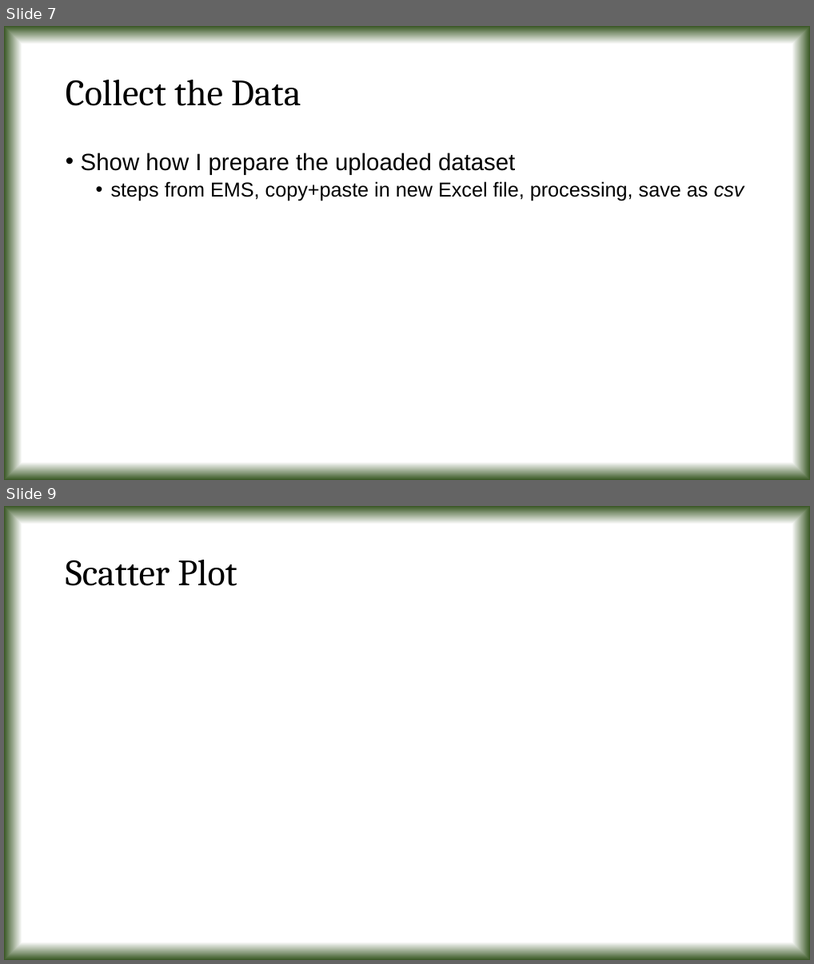
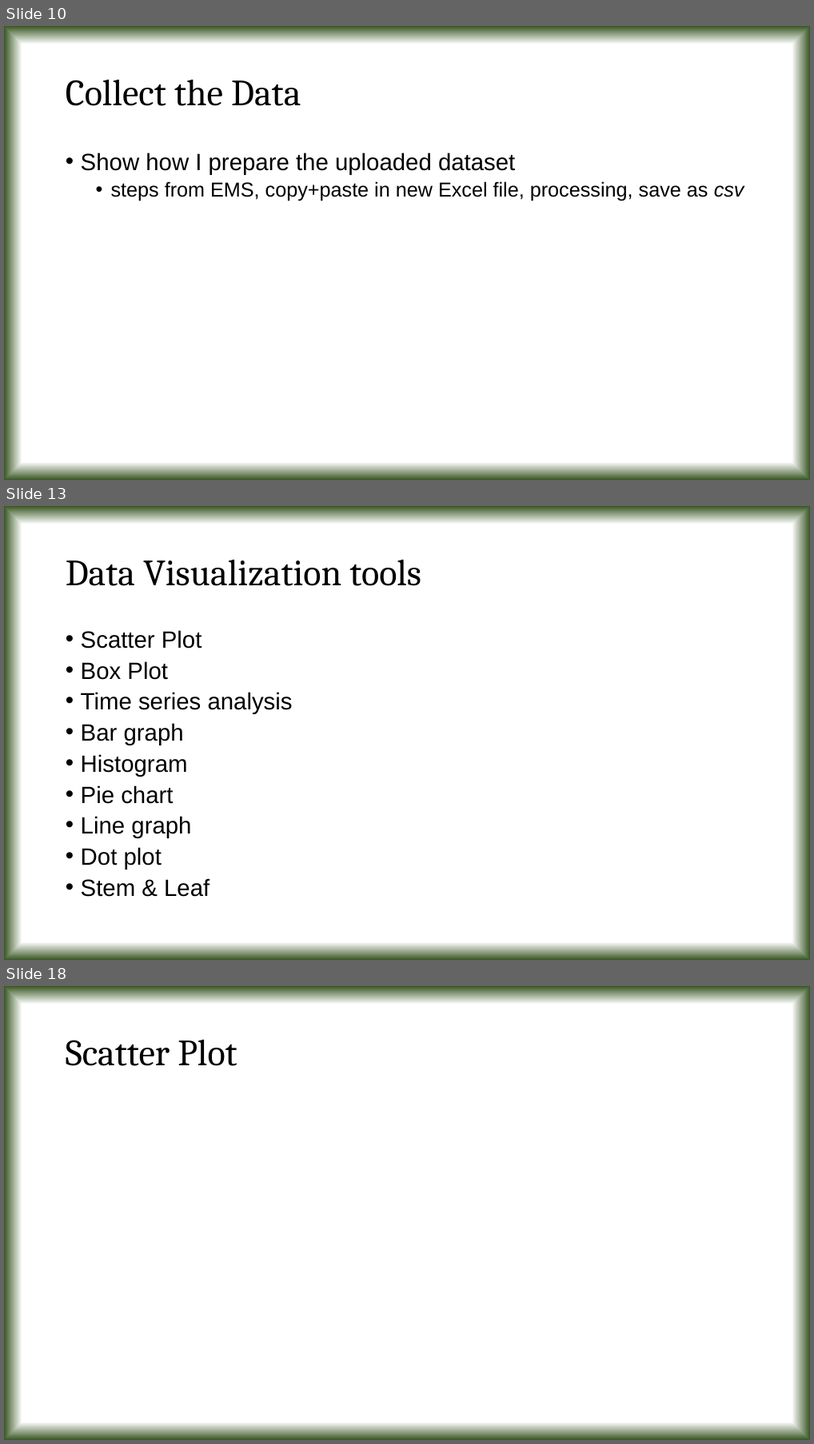
Before and after one commit to tanmoyie/Applied-Statistics, a slide deck: Projects & Dataset/Presentation on Python projects in Applied Statistics.pptx. Shown one above the other, each under a label of ours: slides 7 and 9 before the commit, slides 10, 13 and 18 after it; the slides between them are not shown. The pictures are 814x964 and 814x1444 pixels, drawn with LibreOffice and Linux fonts; fonts in the diff are those of the drawing. Boxes give left, top, right and bottom in pixels: in the first picture for what was removed or moved away, otherwise in the second. Text is boxed around its words. In the diff, an @@ line names an element or a change of style, - is before the commit and + after.

```diff
--- a/Projects & Dataset/Presentation on Python projects in Applied Statistics.pptx
+++ b/Projects & Dataset/Presentation on Python projects in Applied Statistics.pptx
@@ slide 13 added at (4,506,810,960), background gradient #FFFFFF to #385723 @@
@@ title added at (66,560,422,586), 44 pt, text #000000 @@
+Data Visualization tools
@@ text added at (81,630,293,896), 28 pt, text #000000 @@
+• Scatter Plot
+• Box Plot
+• Time series analysis
+• Bar graph
+• Histogram
+• Pie chart
+• Line graph
+• Dot plot
+• Stem & Leaf
@@ what was slide 7 is now slide 10 @@
@@ what was slide 9 is now slide 18 @@
```
Also in this commit, not shown: 3 slides changed, 8 other slides added, 2 other files.
